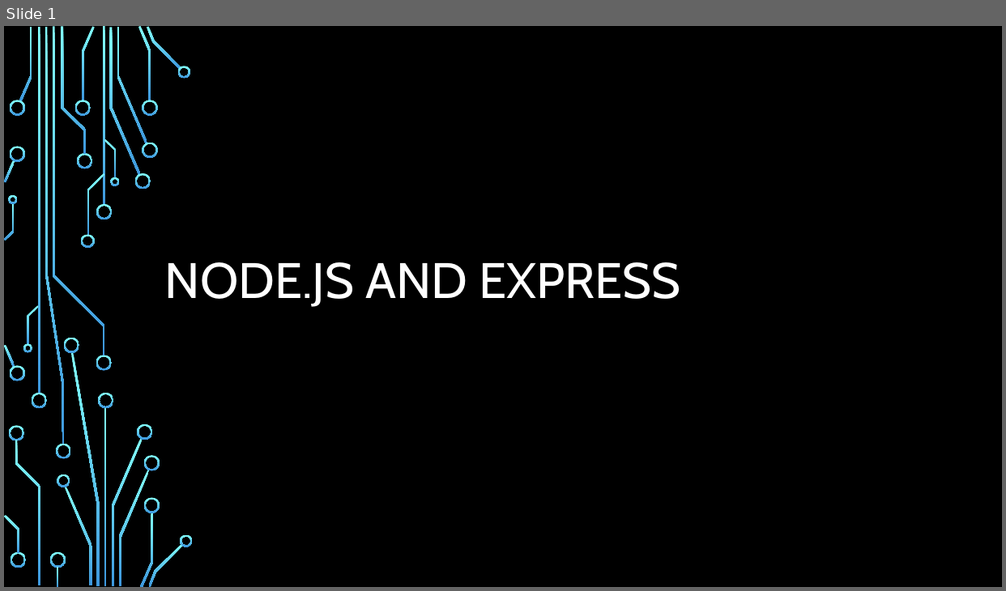
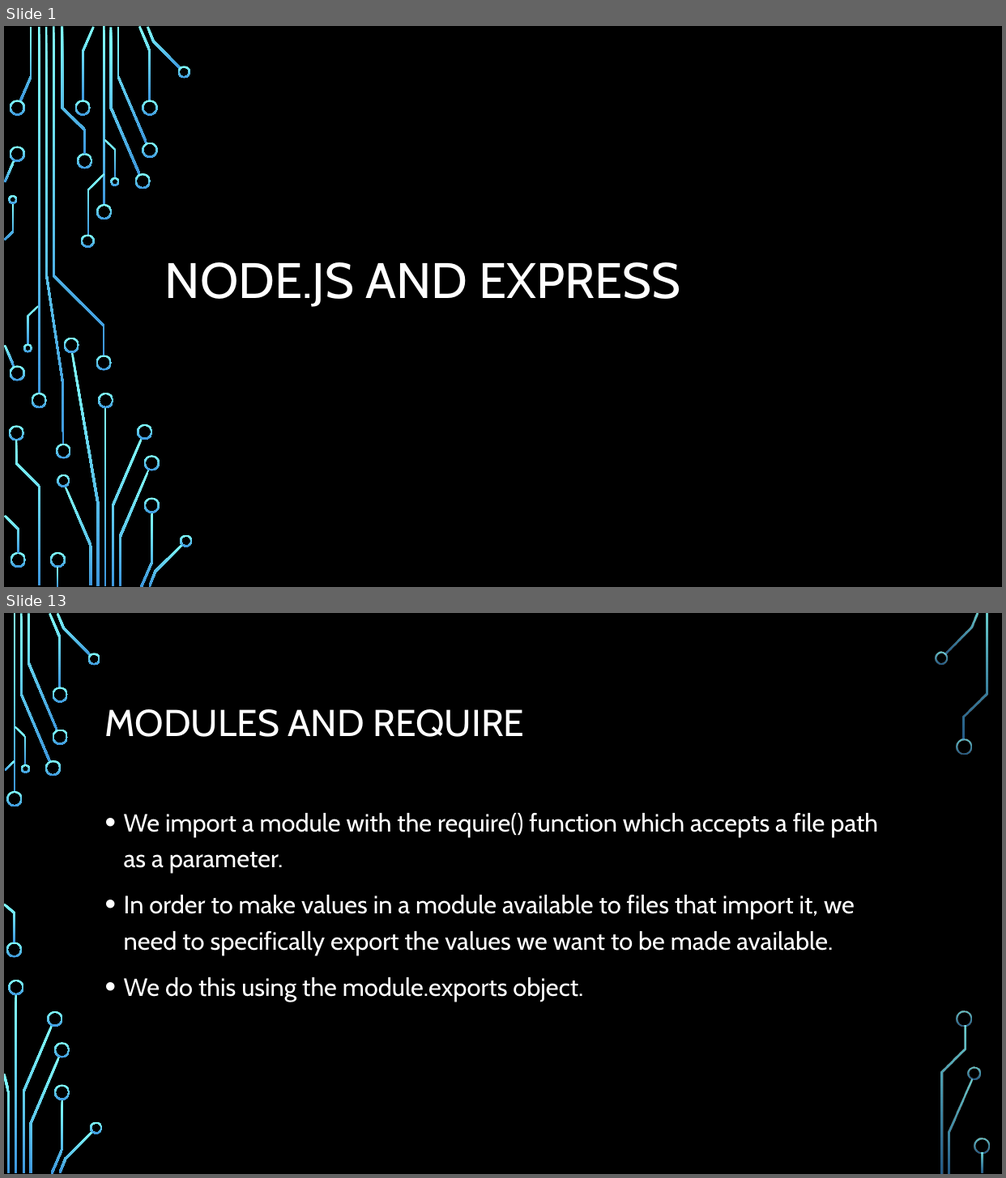
Before and after one commit to aliceroherty/ResearchProject, a slide deck: Presentation/Node.pptx. Shown one above the other, each under a label of ours: slide 1 before the commit, slides 1 and 13 after it; the slides between them are not shown. The pictures are 1006x591 and 1006x1178 pixels, drawn with LibreOffice and Linux fonts; fonts in the diff are those of the drawing; background and template pictures are left out. Boxes give left, top, right and bottom in pixels: in the first picture for what was removed or moved away, otherwise in the second. Text is boxed around its words. In the diff, an @@ line names an element or a change of style, - is before the commit and + after.

```diff
--- a/Presentation/Node.pptx
+++ b/Presentation/Node.pptx
@@ slide 13 added at [4,613,1002,1174], background picture (left out) @@
@@ title added at [105,709,524,737], 36 pt, text #FFFFFF @@
+MODULES AND REQUIRE
@@ text added at [124,813,878,1001], 24 pt, text #FFFFFF @@
+• We import a module with the require() function which accepts a file path as a parameter.
+• In order to make values in a module available to files that import it, we need to specifically export the values we want to be made available.
+• We do this using the module.exports object.
@@ group added at [4,613,990,1174]: 33 freeform shapes, 3 rectangles @@
```
Also in this commit, not shown: 7 slides changed, 28 other slides added, 1 slide removed, 41 other files.
